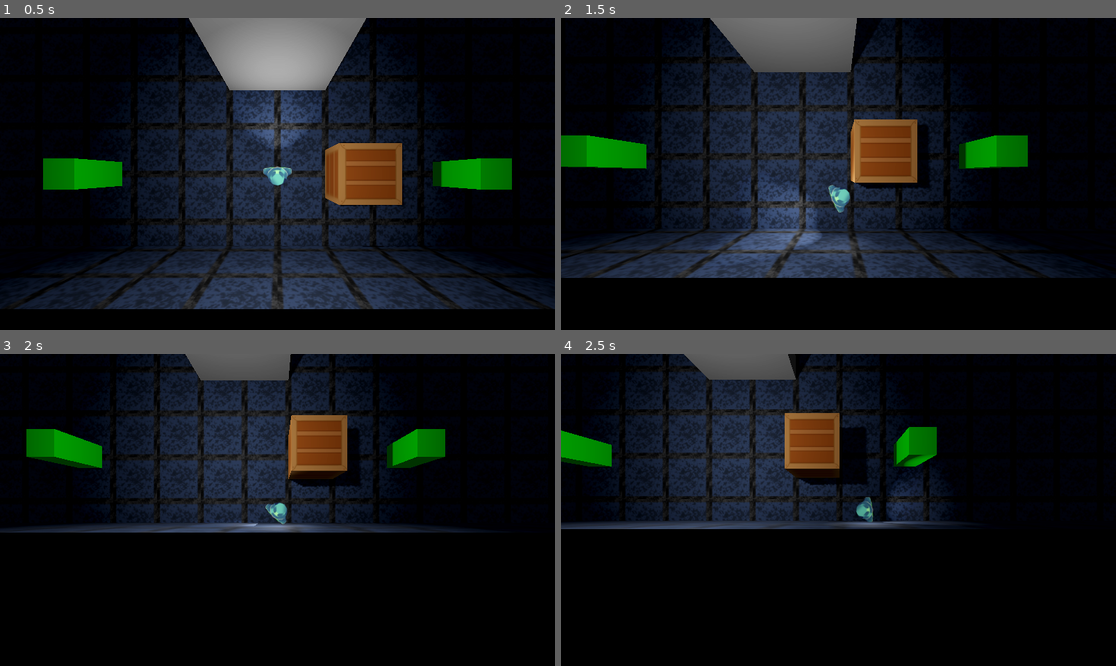
Above: before the commit, frames 1-4 (two rows, left to right).
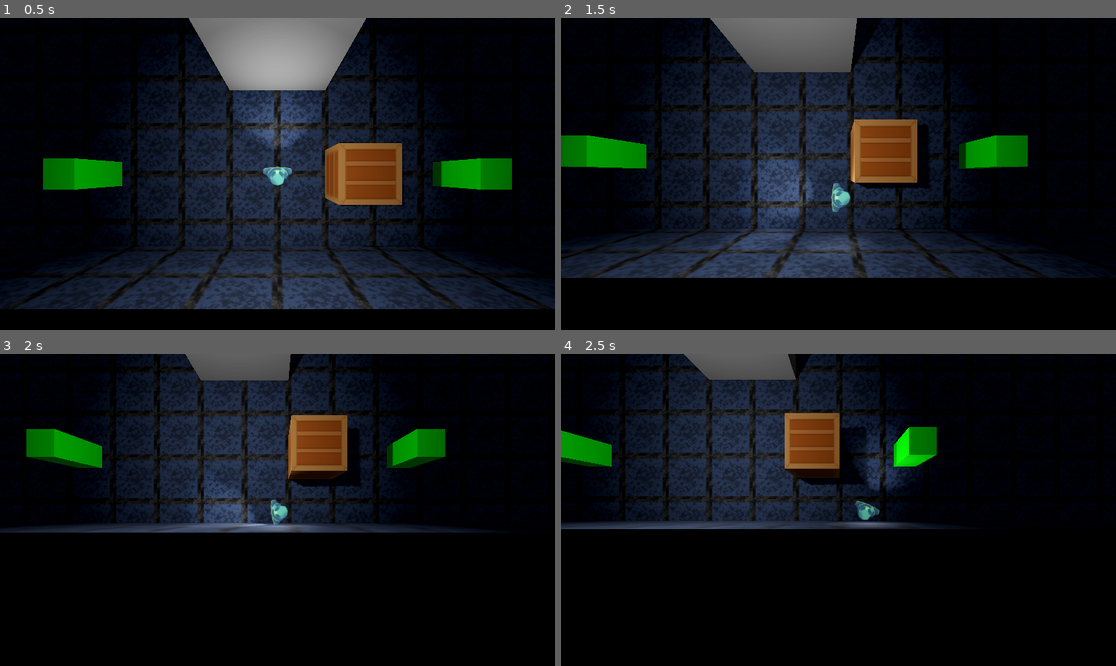
Above: after the commit, the same moments.

Repository: Evanator05/albertagamejam2023
Game: Godot game, scene res://Scenes/Level.tscn
The game is run twice, just before and just after one commit, with the same random seed, the same clock (stepped at 60 frames per second) and the same inputs. The engine's default icon, where the game draws it, is replaced by a stand-in: a white triangle on a blue panel in a dark square.
Inputs (mouse positions are in pixels of both pictures, inside the frame that each line leads up to):
- Up to frame 1 (0.5 s): no input
- Up to frame 2 (1.5 s): move the mouse to (960, 158) at 0.52 s; hold D (moveRight) 0.53-1.28 s; tap E (interact) at 0.6, 1.35 s; move the mouse to (727, 189) at 1.27 s; hold S (moveDown) from 1.28 s (still down)
- Up to frame 3 (2 s): keep holding S (moveDown)
- Up to frame 4 (2.5 s): move the mouse to (894, 441) at 2.02 s; release S (moveDown) at 2.03 s; hold D (moveRight) from 2.03 s (still down); tap E (interact) at 2.1 s

Frame 1 is identical in both runs. In frame 2, 1.5% of the frame differs, in the area x 32-53%, y 45-77%; in frame 3, 0.9%; in frame 4, 2.4%, in the area x 52-73%, y 23-55%.

Commit message:
fixed player turning

Diff:
--- a/Scenes/Level.tscn
+++ b/Scenes/Level.tscn
@@ -25,7 +25,7 @@
 agent_radius = 1.0
 
 [sub_resource type="BoxShape3D" id="BoxShape3D_s14ge"]
-size = Vector3(90, 1, 50)
+size = Vector3(180, 1, 108)
 
 [sub_resource type="StandardMaterial3D" id="StandardMaterial3D_bg5pw"]
 albedo_texture = ExtResource("9_88ykb")
@@ -100,6 +100,7 @@
 [node name="OrderedButton" type="Node3D" parent="."]
 
 [node name="StaticBody3D" type="StaticBody3D" parent="."]
+transform = Transform3D(1, 0, 0, 0, 1, 0, 0, 0, 1, 0, 0, -6)
 
 [node name="CollisionShape3D" type="CollisionShape3D" parent="StaticBody3D"]
 transform = Transform3D(1, 0, 0, 0, 1, 0, 0, 0, 1, 0, -5, 0)
--- a/Scripts/Player.gd
+++ b/Scripts/Player.gd
@@ -31,7 +31,10 @@
 	state = dead
 
 func getAngle(dir):
+	var pos = global_transform.origin
+	var pos2D = Vector2(pos.x, pos.z)
 	var dir2D = Vector2(dir.x, dir.z)
+	dir2D = dir2D-pos2D
 	var angle = -dir2D.angle()
 	angle -= PI/2
 	return angle
Not shown: 1 places in Scenes/Level 1.tscn that only renumber resources
Not shown: 1 places in Scenes/intro level.tscn that only renumber resources
